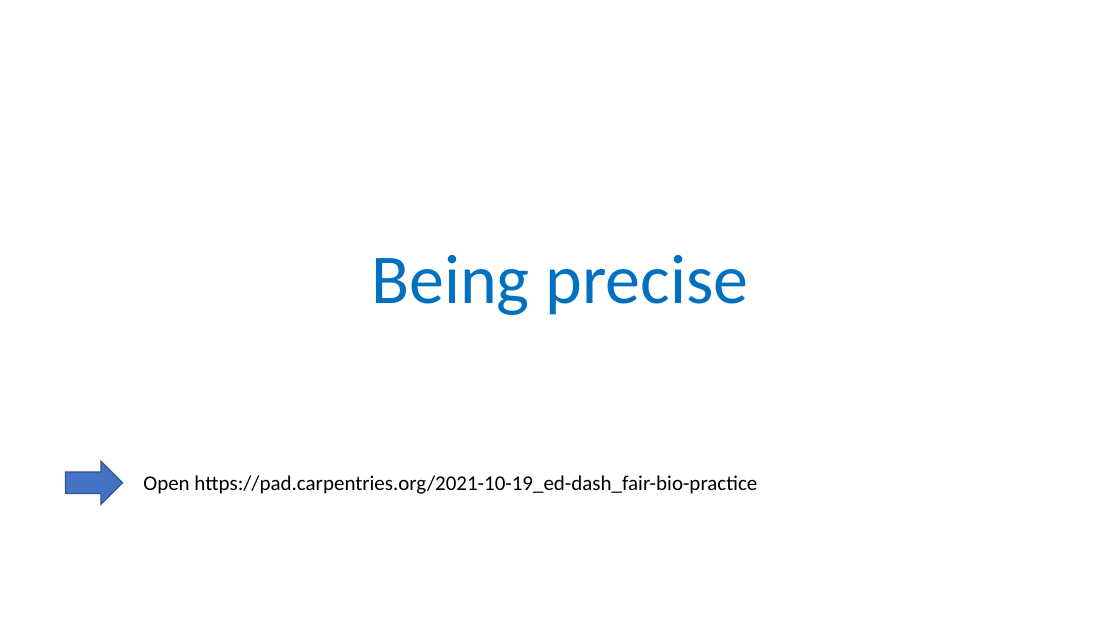
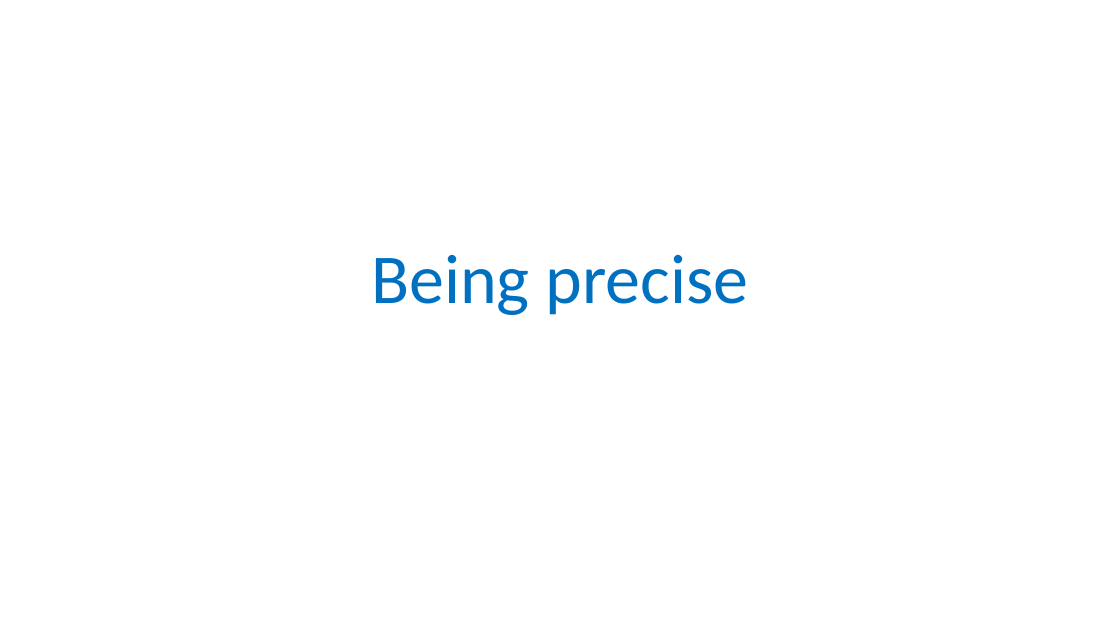
Before and after one commit to carpentries-incubator/fair-bio-practice, a slide deck: slide 1 of instructors/06-being-precise_v2.0.pptx. Drawn at 1120x630 pixels with LibreOffice and Linux fonts; fonts in the diff are those of the drawing; background and template pictures are left out. Boxes give left, top, right and bottom in pixels: in the first picture for what was removed or moved away, otherwise in the second. Text is boxed around its words. In the diff, an @@ line names an element or a change of style, - is before the commit and + after.

```diff
--- a/instructors/06-being-precise_v2.0.pptx
+++ b/instructors/06-being-precise_v2.0.pptx
@@ down arrow removed at <box>65,462,122,505</box> @@
@@ text removed at <box>143,475,757,494</box> @@
-Open https://pad.carpentries.org/2021-10-19_ed-dash_fair-bio-practice
```
Also in this commit, not shown: 2 other slides changed, 2 slides added, 4 other files.
